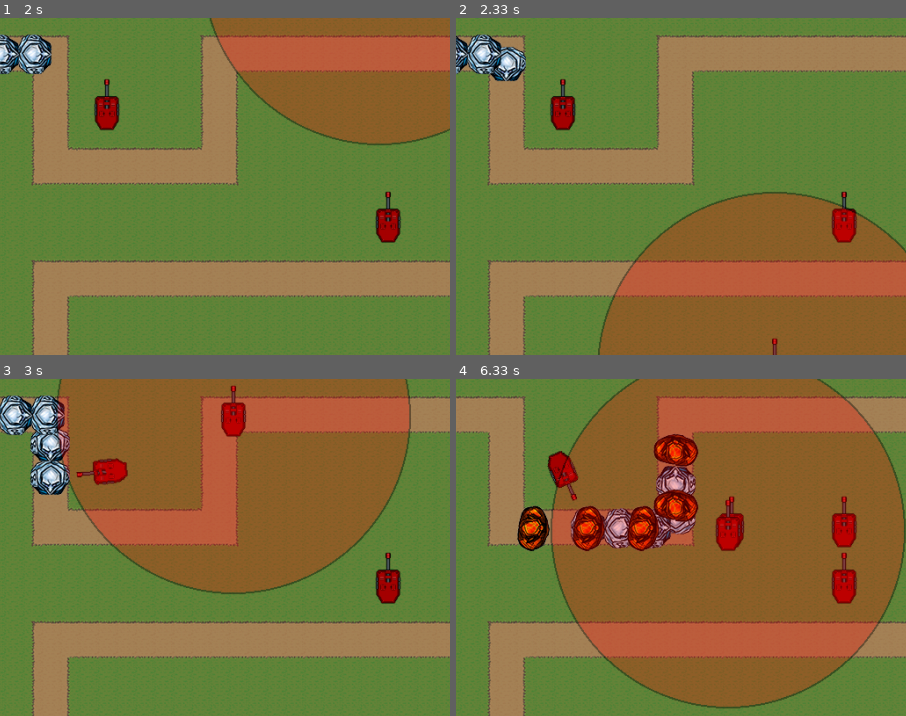
Above: before the commit, frames 1-4 (two rows, left to right).
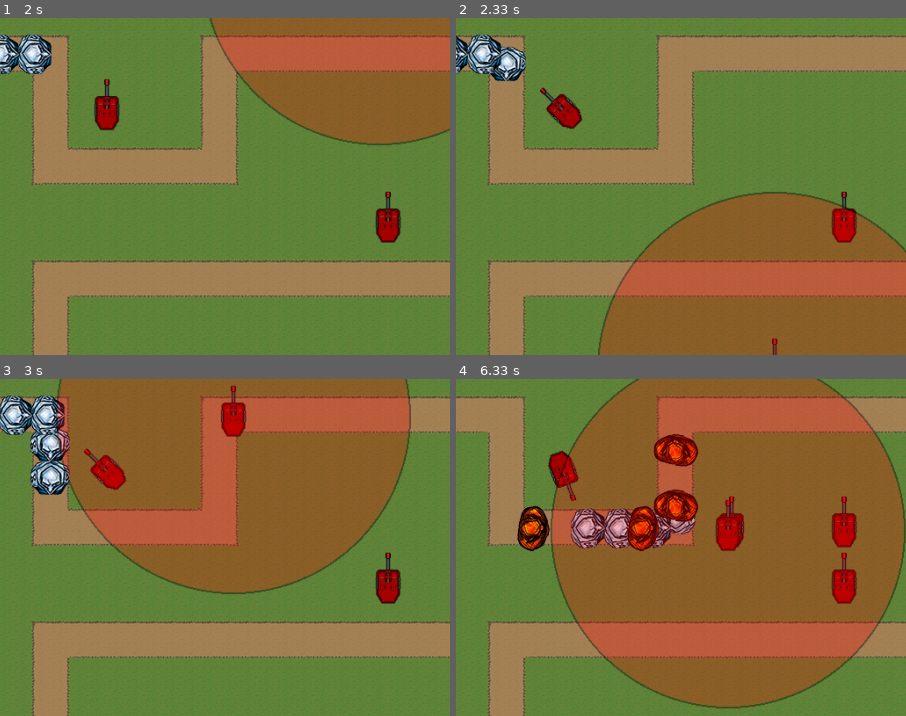
Above: after the commit, the same moments.

Repository: peter5454/PyGame
Game: pygame game, started from main.py
Two runs of this game, one before a commit and one after it. Both use one fixed random seed, a clock stepped at 60 frames per second and the inputs below.
Inputs (mouse positions are % of the whole screen's width and height, from its top left):
- Up to frame 1 (2 s): click (92, 23) at 0.38 s; click (51, 57) at 0.72 s; click (19, 35) at 1.05 s; click (62, 59) at 1.38 s; click (52, 16) at 1.72 s
- Up to frame 2 (2.33 s): click (45, 76) at 2.05 s
- Up to frame 3 (3 s): click (47, 33) at 2.38 s; click (36, 29) at 2.72 s
- Up to frame 4 (6.33 s): click (76, 41) at 3.05 s; click (81, 48) at 3.38 s; click (71, 32) at 3.72 s; click (73, 25) at 4.05 s; click (54, 46) at 4.38 s; click (21, 44) at 4.72 s; click (35, 79) at 5.05 s; click (19, 87) at 5.38 s; click (34, 17) at 5.72 s; click (40, 46) at 6.05 s
The pictures show only the part of the screen within x 10-60%, y 24-74%; the shares and areas given below are measured in that part.

Frame 1 is identical in both runs. In frame 2, 0.6% of the frame differs, in the area x 18-28%, y 18-34%; in frame 3, 0.5%; in frame 4, 1.5%, in the area x 20-54%, y 21-52%.

Commit message:
added the ability to shoot enemies

Diff:
--- a/constants.py
+++ b/constants.py
@@ -8,3 +8,6 @@
 
 #enemy constants
 SPAWN_COOLDOWN = 400
+
+#Turret Constants
+DAMAGE = 5
--- a/enemy.py
+++ b/enemy.py
@@ -20,6 +20,8 @@
     def update(self):
         self.move()
         self.rotate()
+        print (self.health)
+        self.death()
 
     def move(self):
         #define a target waypoint
@@ -49,3 +51,7 @@
         self.image = pg.transform.rotate(self.original_image, self.angle)
         self.rect = self.image.get_rect()
         self.rect.center = self.pos
+
+    def death(self):
+        if self.health <= 0:
+            self.kill()
--- a/turrets.py
+++ b/turrets.py
@@ -22,14 +22,14 @@
         self.angle = 0
         self.selected = False
         self.target = None
-        self.cooldown = 1500
+        self.cooldown = 1000
         self.last_shot = pg.time.get_ticks()
 
     def update (self, enemy_group):
         if pg.time.get_ticks() - self.last_shot >self.cooldown:
             self.pick_target(enemy_group)
             if self.target:
-                print (self.angle)
+                i = 0
 
 
     def pick_target(self, enemy_group):
@@ -49,6 +49,8 @@
             y_dist = self.target.pos[1] - self.y
             self.angle = math.degrees(math.atan2(-y_dist, x_dist))
             self.rotate_image()
+            self.target.health -= c.DAMAGE
+            self.last_shot = pg.time.get_ticks()
 
     def rotate_image(self):
         """ Rotate the image to face the target """
